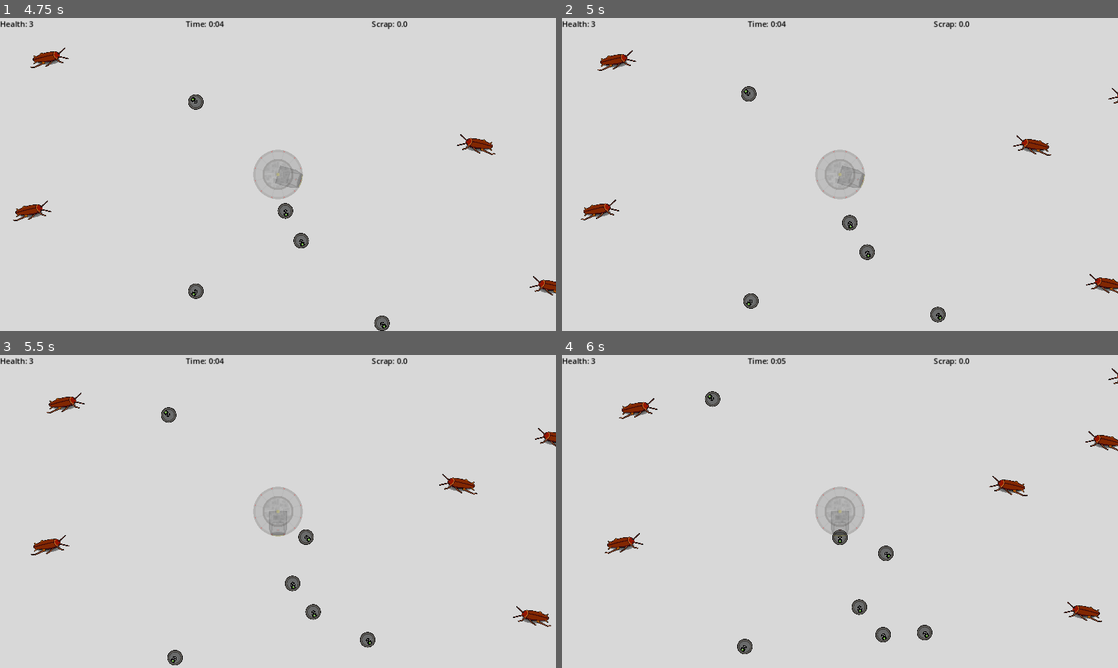
Above: before the commit, frames 1-4 (two rows, left to right).
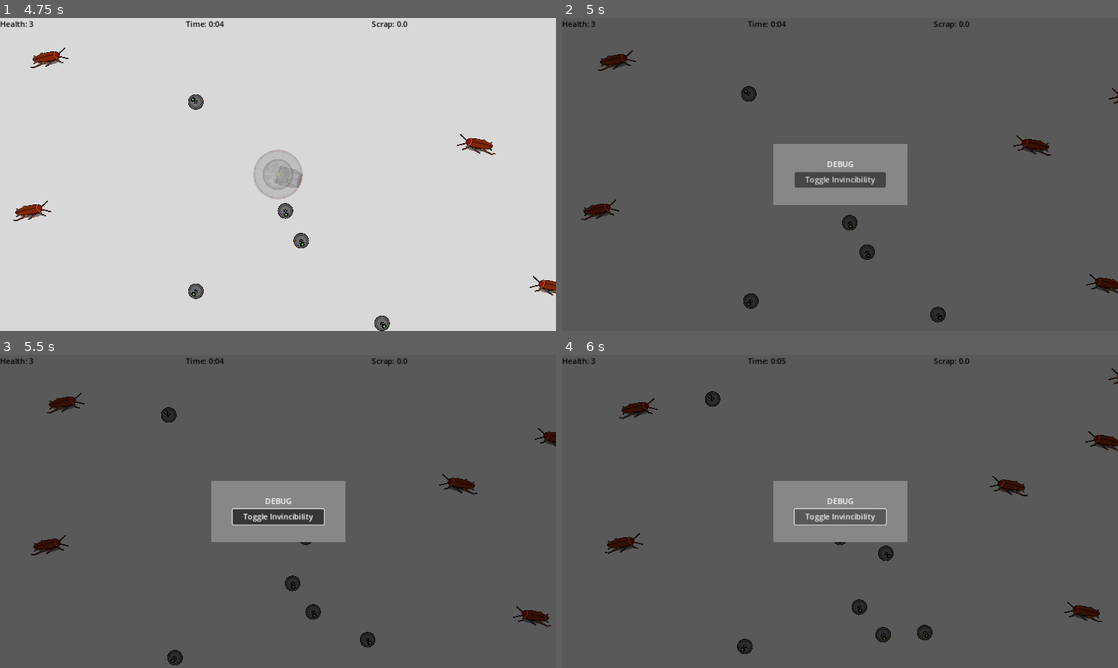
Above: after the commit, the same moments.

Repository: PlainOldNoah/DroneDeployer
Game: Godot game, scene res://main/main.tscn
Two runs of this game, one before a commit and one after it. Both use one fixed random seed, a clock stepped at 60 frames per second and the inputs below.
Inputs (mouse positions are in pixels of both pictures, inside the frame that each line leads up to):
- Up to frame 1 (4.75 s): click "Start Game" at 0.5 s; move the mouse to (400, 158) at 1.27 s; press the mouse at (400, 158) at 1.28 s; move the mouse to (166, 190) at 2.02 s; release the mouse at (166, 190) at 2.03 s; click (166, 190) at 2.1 s; move the mouse to (333, 105) at 2.77 s; press the mouse at (333, 105) at 2.78 s; move the mouse to (250, 237) at 3.52 s; release the mouse at (250, 237) at 3.53 s; click (250, 237) at 3.6 s; move the mouse to (444, 221) at 4.27 s; press the mouse at (444, 221) at 4.28 s
- Up to frame 2 (5 s): tap ` (toggle_debug_menu, bound only after the commit) at 4.9 s
- Up to frame 3 (5.5 s): release the mouse at (444, 558) at 5 s; click (278, 517) at 5 s, where only the run after the commit has a clickable "Toggle Invincibility"
- Up to frame 4 (6 s): click (840, 517) at 5.75 s, where only the run after the commit has a clickable "Toggle Invincibility"

Frame 1 is identical in both runs. In frame 2, 100% of the frame differs, in the area x 0-100%, y 0-100%; in frame 3, 100%; in frame 4, 99%.

Commit message:
Began working on a debug menu

Diff:
--- a/Drone Deployer/main/gameplay_manager.gd
+++ b/Drone Deployer/main/gameplay_manager.gd
@@ -23,6 +23,7 @@
 
 var ddcc_health:int = ddcc_max_health
 var total_collected_scrap:float = 0.0
+var ddcc_invincible:bool = false # Debugger function to toggle DDCC take_hit
 var playtime:int = 0
 var game_running:bool = false
 
@@ -79,9 +80,10 @@
 
 # Handles the ddcc's health and reduces it by damage recieved
 func ddcc_take_hit(damage:int):
-	ddcc_health = clampi(ddcc_health - damage, 0, ddcc_max_health)
-	if ddcc_health <= 0:
-		GameplayManager.set_gamestate(GAMESTATE.ENDING)
+	if not ddcc_invincible:
+		ddcc_health = clampi(ddcc_health - damage, 0, ddcc_max_health)
+		if ddcc_health <= 0:
+			GameplayManager.set_gamestate(GAMESTATE.ENDING)
 	emit_signal("ddcc_health_changed", ddcc_health)
 
 
--- a/Drone Deployer/main/main.gd
+++ b/Drone Deployer/main/main.gd
@@ -1 +1,2 @@
 extends Node
+#Gameboard/Centerer/Midpoint/DDCC
--- a/Drone Deployer/main/main.tscn
+++ b/Drone Deployer/main/main.tscn
@@ -6,6 +6,7 @@
 [ext_resource type="PackedScene" uid="uid://bjpnyq1dysd6h" path="res://ui/menus/pause_popup.tscn" id="4_0qfmw"]
 [ext_resource type="PackedScene" uid="uid://bb2jmpwphe15s" path="res://ui/menus/game_over_popup.tscn" id="5_1nhqk"]
 [ext_resource type="PackedScene" uid="uid://cj0tslt5wg010" path="res://ui/gameboard.tscn" id="5_uibrn"]
+[ext_resource type="PackedScene" uid="uid://cihk4xoa3wwe2" path="res://ui/menus/debug_menu.tscn" id="6_88qbp"]
 
 [node name="Main" type="Node"]
 script = ExtResource("1_sgwdy")
@@ -24,4 +25,6 @@
 [node name="GameOverPopup" parent="MenuManager" instance=ExtResource("5_1nhqk")]
 visible = false
 
+[node name="DebugMenu" parent="MenuManager" instance=ExtResource("6_88qbp")]
+
 [node name="Gameboard" parent="." instance=ExtResource("5_uibrn")]
--- a/Drone Deployer/project.godot
+++ b/Drone Deployer/project.godot
@@ -41,6 +41,11 @@
 , Object(InputEventKey,"resource_local_to_scene":false,"resource_name":"","device":-1,"window_id":0,"alt_pressed":false,"shift_pressed":false,"ctrl_pressed":false,"meta_pressed":false,"pressed":false,"keycode":0,"physical_keycode":83,"key_label":0,"unicode":115,"echo":false,"script":null)
 ]
 }
+toggle_debug_menu={
+"deadzone": 0.5,
+"events": [Object(InputEventKey,"resource_local_to_scene":false,"resource_name":"","device":-1,"window_id":0,"alt_pressed":false,"shift_pressed":false,"ctrl_pressed":false,"meta_pressed":false,"pressed":false,"keycode":0,"physical_keycode":96,"key_label":0,"unicode":96,"echo":false,"script":null)
+]
+}
 
 [layer_names]
 
--- /dev/null
+++ b/Drone Deployer/ui/menus/debug_menu.gd
@@ -0,0 +1,5 @@
+extends Control
+
+func _on_tgm_button_pressed():
+	GameplayManager.ddcc_invincible = !GameplayManager.ddcc_invincible
+	print("DEBUG // toggle invincible == %s" % GameplayManager.ddcc_invincible)
--- /dev/null
+++ b/Drone Deployer/ui/menus/debug_menu.tscn
@@ -0,0 +1,17 @@
+[gd_scene load_steps=3 format=3 uid="uid://cihk4xoa3wwe2"]
+
+[ext_resource type="PackedScene" uid="uid://btb5hep7rx366" path="res://ui/menus/base_popup_menu.tscn" id="1_mvnn2"]
+[ext_resource type="Script" path="res://ui/menus/debug_menu.gd" id="2_p50e5"]
+
+[node name="DebugMenu" instance=ExtResource("1_mvnn2")]
+script = ExtResource("2_p50e5")
+
+[node name="Label" parent="VBoxContainer" index="0"]
+text = "DEBUG"
+
+[node name="TGMButton" type="Button" parent="VBoxContainer" index="1"]
+layout_mode = 2
+toggle_mode = true
+text = "Toggle Invincibility"
+
+[connection signal="pressed" from="VBoxContainer/TGMButton" to="." method="_on_tgm_button_pressed"]
--- a/Drone Deployer/ui/menus/menu_manager.gd
+++ b/Drone Deployer/ui/menus/menu_manager.gd
@@ -3,6 +3,7 @@
 @onready var main_menu := $MainMenu
 @onready var pause_menu := $PausePopup
 @onready var game_over_menu := $GameOverPopup
+@onready var debug_menu := $DebugMenu
 
 @onready var menu_list:Dictionary = {
 	"none":{
@@ -17,9 +18,12 @@
 	"game_over_menu":{
 		"scene":game_over_menu,
 	},
+	"debug_menu":{
+		"scene":debug_menu,
+	},
 }
 
-#var current_menu:Dictionary = {}
+var current_menu:Dictionary = {}
 
 
 func _ready():
@@ -34,24 +38,39 @@
 			GameplayManager.toggle_pause(false)
 		else:
 			GameplayManager.toggle_pause(true)
+	elif event.is_action_pressed("toggle_debug_menu"):
+		request_menu(menu_list.debug_menu, !menu_list.debug_menu["scene"].is_visible())
 
 
 # Handles the dismissing and summoning on menu items
-func request_menu(new_menu:Dictionary):
+func request_menu(new_menu:Dictionary, show_scene:bool=true):
 	match new_menu:
 		menu_list.none:
 			dismiss_all()
+
 		menu_list.main_menu:
 			dismiss_all()
-			menu_list.main_menu["scene"].show()
+			if show_scene:
+				menu_list.main_menu["scene"].show()
+
 		menu_list.pause_menu:
 			menu_list.pause_menu["scene"].set_visible(get_tree().is_paused())
+
 		menu_list.game_over_menu:
 			dismiss_all()
-			menu_list.game_over_menu["scene"].show()
+			if show_scene:
+				menu_list.game_over_menu["scene"].show()
+
+		menu_list.debug_menu:
+			dismiss_all()
+			if show_scene:
+				menu_list.debug_menu["scene"].show()
+
 		_:
 			print_debug("ERROR: invalid menu requested <", new_menu, ">")
 			printerr("ERROR: invalid menu requested <", new_menu, ">")
+
+	current_menu = new_menu
 
 
 # Signal reciever from GameplayManager
@@ -74,3 +93,4 @@
 	for i in menu_list.keys():
 		if menu_list[i]["scene"] != null:
 			menu_list[i]["scene"].hide()
+	current_menu = menu_list.none
Not shown: 1 places in Drone Deployer/main/main.tscn that only renumber resources
